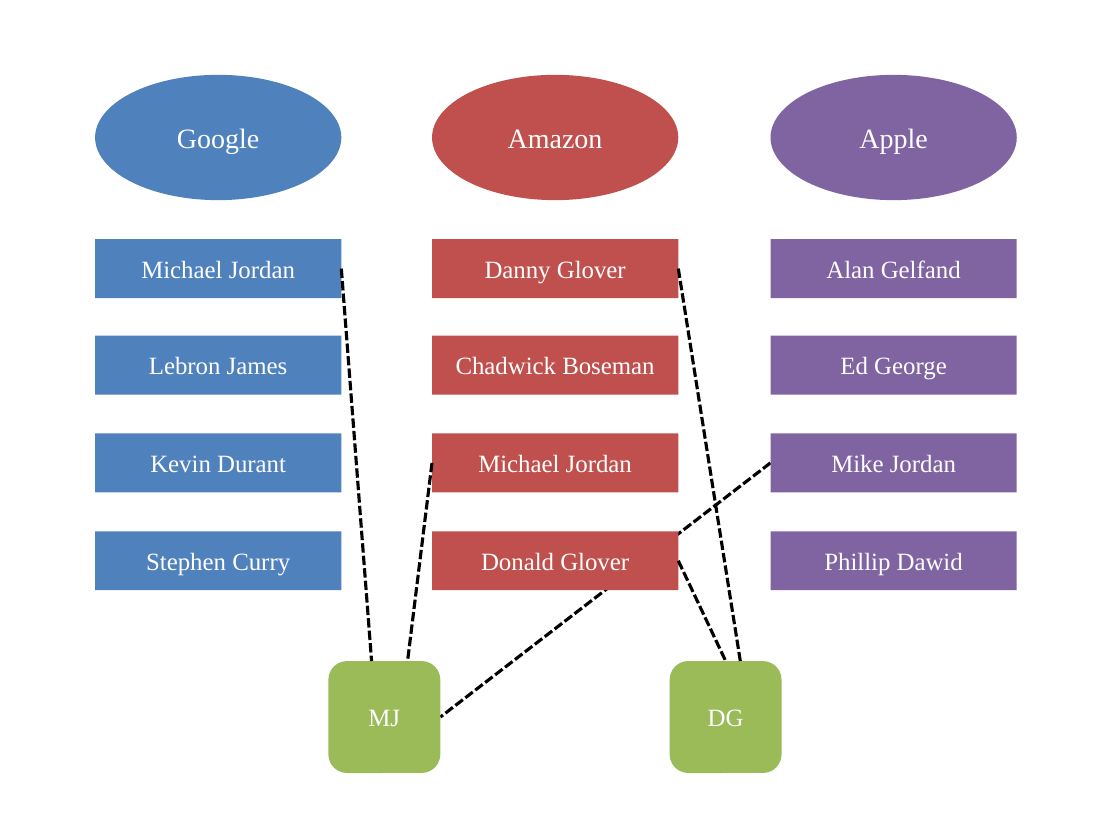
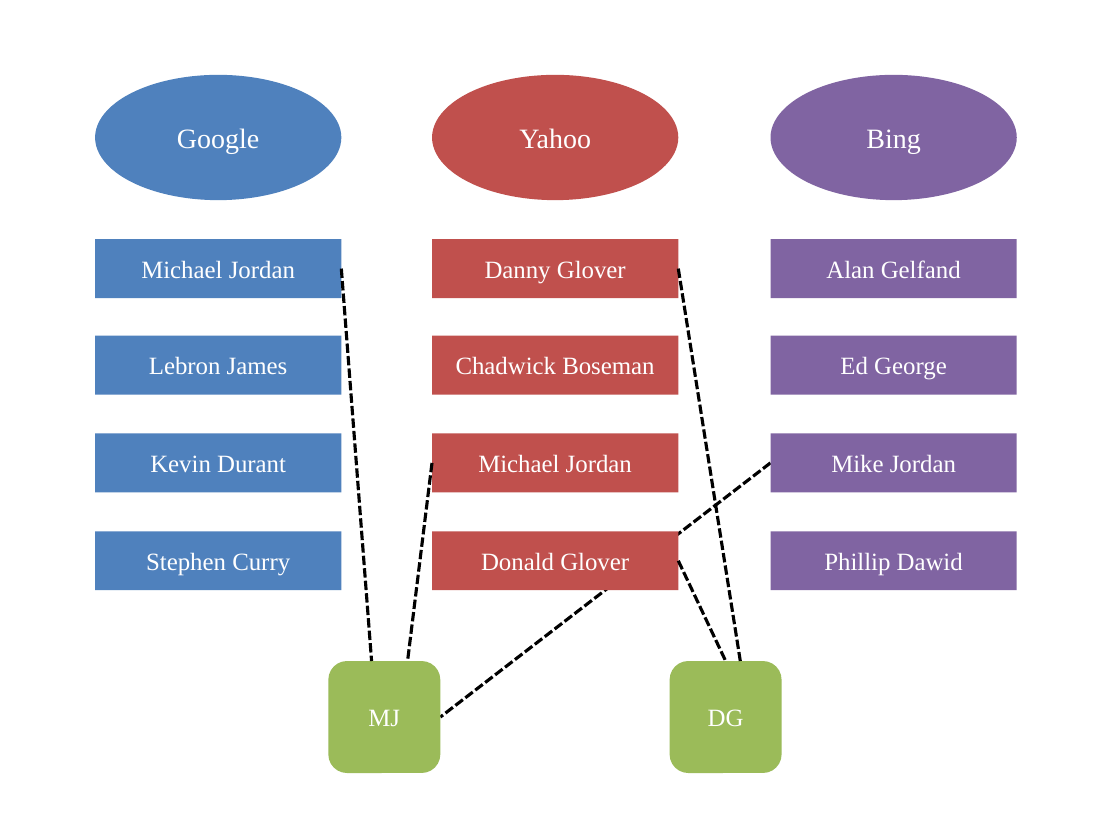
Before and after one commit to andeek/capture-recapture, a slide deck: slide 6 of docs/resources/figure/make_figs.pptx. Drawn at 1120x840 pixels with LibreOffice and Linux fonts; fonts in the diff are those of the drawing. Boxes give left, top, right and bottom in pixels: in the first picture for what was removed or moved away, otherwise in the second. Text is boxed around its words. In the diff, an @@ line names an element or a change of style, - is before the commit and + after.

```diff
--- a/docs/resources/figure/make_figs.pptx
+++ b/docs/resources/figure/make_figs.pptx
@@ text in ellipse at (519, 128, 591, 149): text changed @@
-Amazon
+Yahoo
@@ text in ellipse at (866, 129, 920, 154): text changed @@
-Apple
+Bing
```
Also in this commit, not shown: 2 other slides changed, 20 other files.
